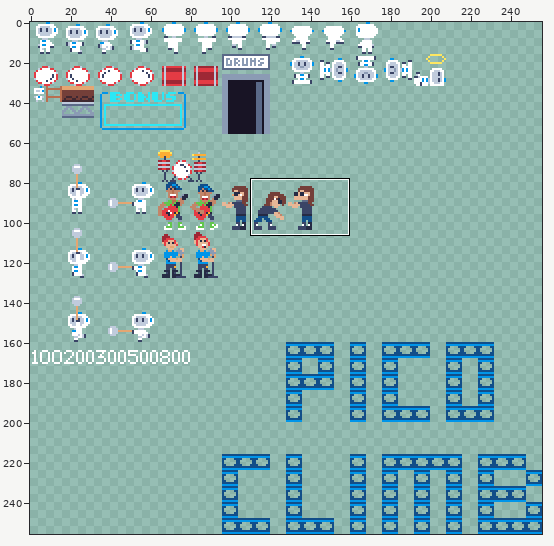
Two versions of one pixel-art file, art/spritesheet.aseprite. The picture above shows the old version from afar; the outline marks the close-up.
Close-up. The starting point:
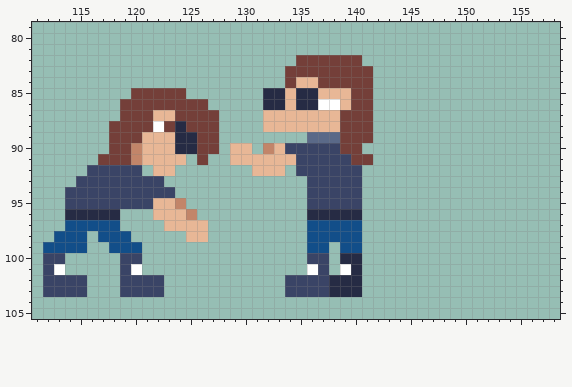
256x256 pixels, 1 frame. Shown: x 111..158, y 79..105.
The result:
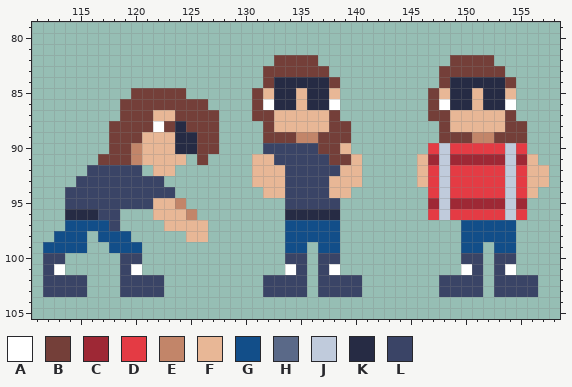
Palette (. is transparent): A #ffffff  B #743f39  C #9e2835  D #e43b44  E #c28569  F #e8b796  G #124e89  H #5a6988  J #c0cbdc  K #262b44  L #3a4466
Commit message: drup thrower frames
Changes in this commit:
Changed rows in their new state; - is an unchanged pixel.
Layer "Flattened":
first column x 117:
 82 ----------------BB--....--------BBBB-----
 83 ---------------BB----....------BBBBBB----
 84 ---------------BKKKKK-...------BKKKKKB---
 85 --------------BF-KF-K-...-----BFKKFKKF---
 86 --------------BA-KF-K-...-----BAKKFKKA---
 87 --------------BB-----B...-----BBFFFFFB---
 88 ---------------B-----B-..------BFFFFFBB--
 89 ---------------BBBEEBB-..------BBBEEBBB--
 90 ------------..-LL---BBF.------DJDDDDDJD--
 91 ------------..--LL---BBF.----FCJCCCCCJCF-
 92 -----------------L----FF-----FDJDDDDDJDFF
 93 --------------FFFLL--FFF-----FDJDDDDDJDFF
 94 ---------------FFLL--FF.------DJDDDDDJDF-
 95 -----------------LL---..------CJCCCCCJC--
 96 LL---------------KK---..------DJDDDDDJD--
 97 -L---------------GG---..---------GGGGG---
 98 -----------------GG---..---------GGGGG---
 99 -----------------GG.-G..---------GG-GG---
100 -----------------LL.-L..---------LL-LL---
101 -----------------AL.-A..---------AL-LA---
102 ---------------LL--.-LLL-------LLLL-LLLL-
103 ---------------LL--.-LLL-------LLLL-LLLL-
Boxes around the changes in both close-ups, in picture pixels (x1, y1, x2, y2):
changed: (230, 55, 549, 297)
changed: (98, 209, 120, 231)
